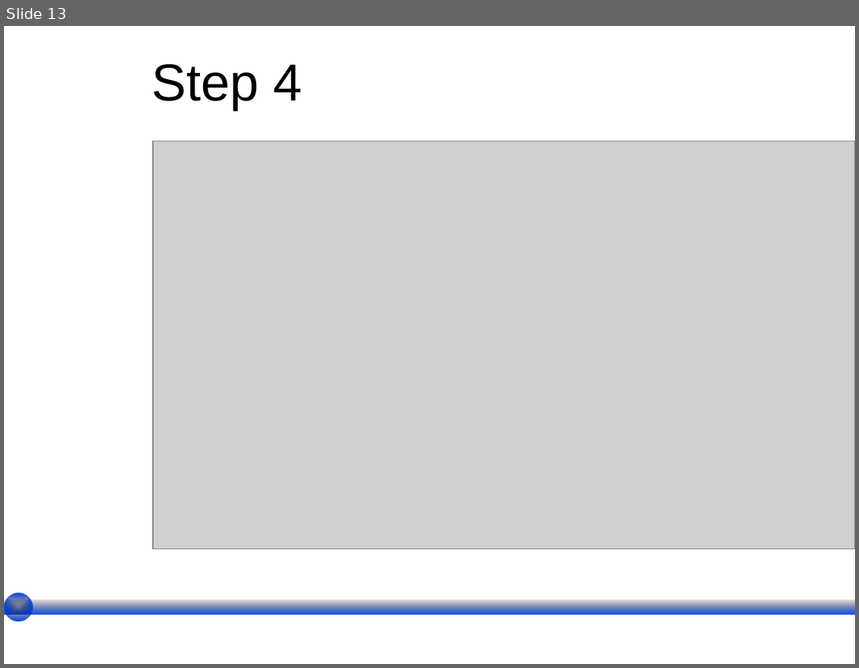
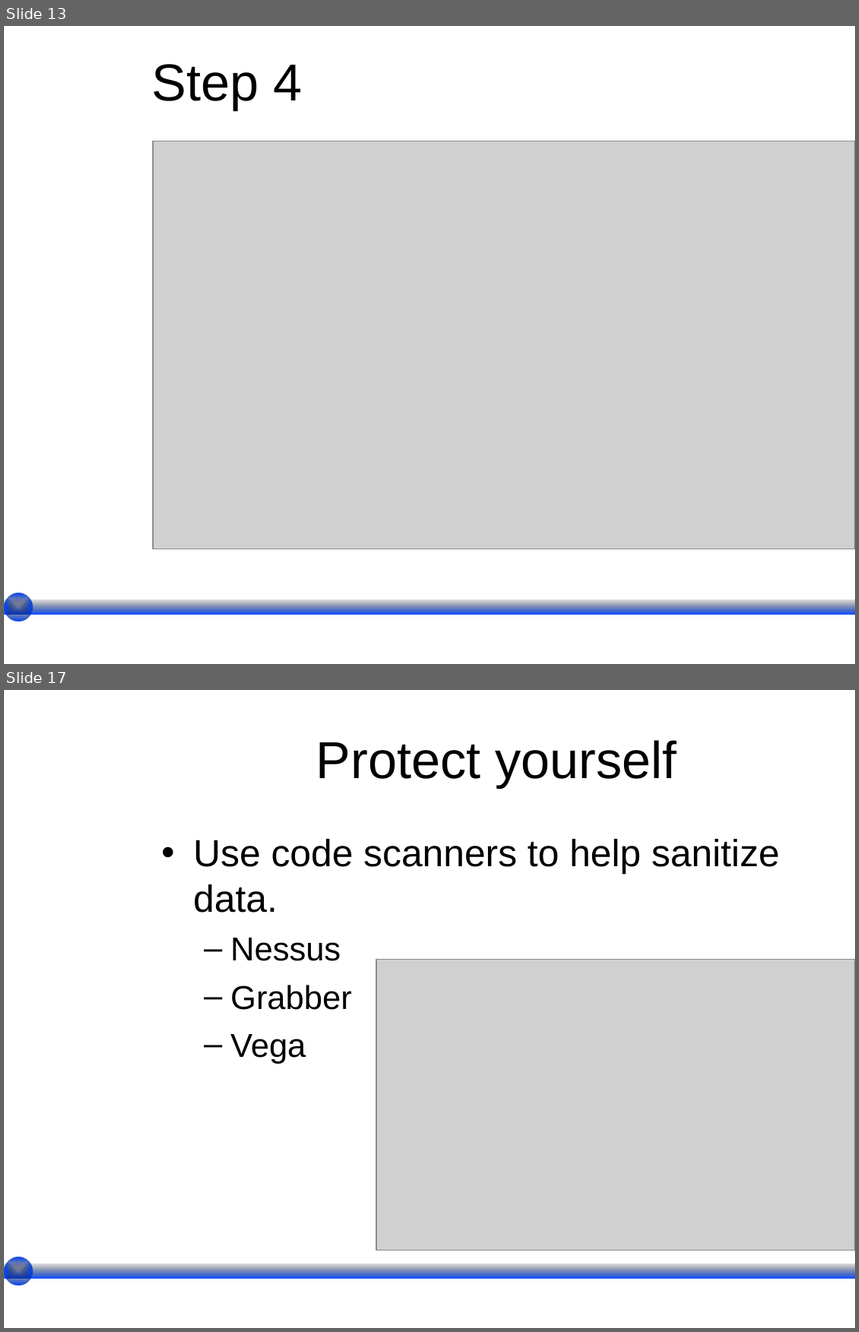
Before and after one commit to wesreisz/cis411-lightningTalks, a slide deck: Satterly_LightningTalkTemplate.ppt. Shown one above the other, each under a label of ours: slide 13 before the commit, slides 13 and 17 after it; the slides between them are not shown. The pictures are 859x668 and 859x1332 pixels, drawn with LibreOffice and Linux fonts; fonts in the diff are those of the drawing; grey boxes stand for pictures; background and template pictures are left out. Boxes give left, top, right and bottom in pixels: in the first picture for what was removed or moved away, otherwise in the second. Text is boxed around its words. In the diff, an @@ line names an element or a change of style, - is before the commit and + after.

```diff
--- a/Satterly_LightningTalkTemplate.ppt
+++ b/Satterly_LightningTalkTemplate.ppt
@@ slide 17 added at (4, 690, 855, 1328), background picture (left out) @@
@@ title added at (316, 740, 677, 788), 44 pt, text #000000 @@
+Protect yourself
@@ text added at (193, 839, 780, 1064), 32 pt, text #000000 @@
+• Use code scanners to help sanitize data.
+  – Nessus
+  – Grabber
+  – Vega
@@ picture added at (377, 960, 855, 1251) @@
@@ ellipse added at (4, 1258, 32, 1286), fill gradient #000000 to #0047FF @@
@@ rectangle added at (4, 1265, 855, 1279), fill gradient #000000 to #0047FF @@
```
Also in this commit, not shown: 1 slide changed, 3 other slides added, 5 slides removed, 1 other file.
